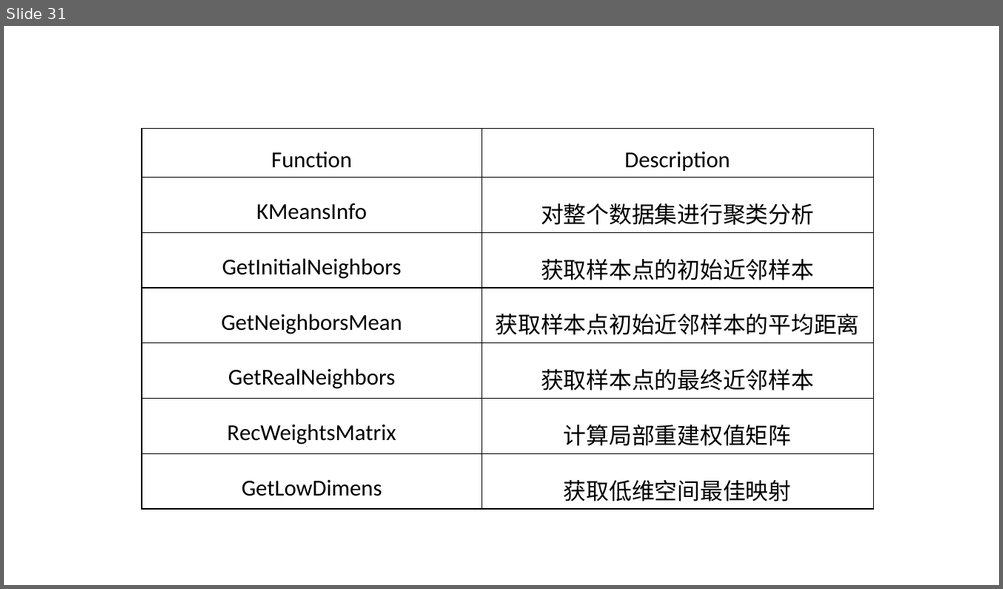
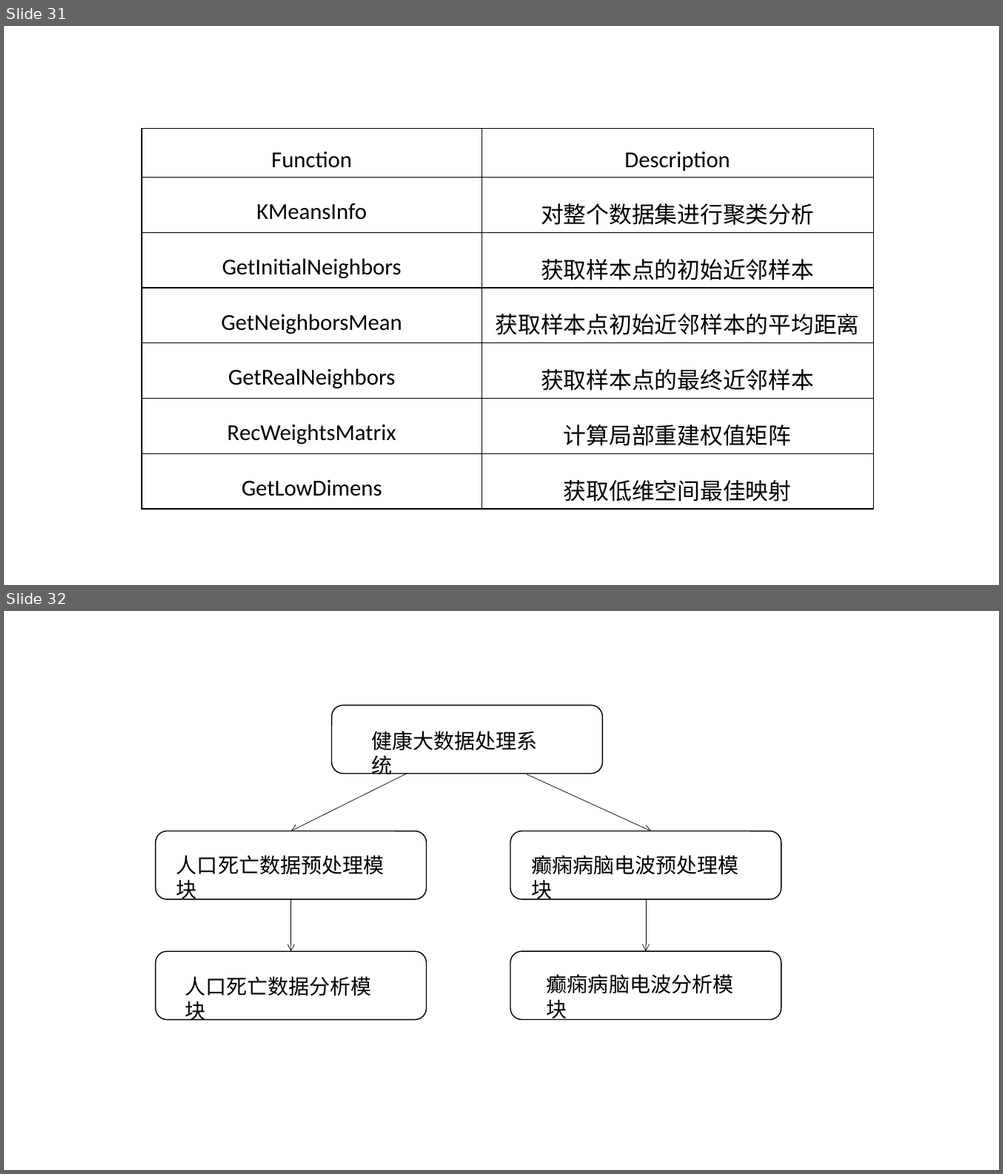
Before and after one commit to shinne/graduation, a slide deck: 毕设论文相关/我的相关/ppt/allPPT.pptx. Shown one above the other, each under a label of ours: slide 31 before the commit, slides 31 and 32 after it. The pictures are 1003x589 and 1003x1174 pixels, drawn with LibreOffice and Linux fonts; fonts in the diff are those of the drawing. Boxes give left, top, right and bottom in pixels: in the first picture for what was removed or moved away, otherwise in the second. Text is boxed around its words. In the diff, an @@ line names an element or a change of style, - is before the commit and + after.

Commit message:
人口死亡

```diff
--- a/毕设论文相关/我的相关/ppt/allPPT.pptx
+++ b/毕设论文相关/我的相关/ppt/allPPT.pptx
@@ slide 32 added at (4, 611, 999, 1170), background #FFFFFF @@
@@ rounded rectangle added at (332, 705, 603, 774), outline #000000 1 pt @@
@@ text added at (371, 731, 537, 775), 20 pt, text #000000 @@
+健康大数据处理系统
@@ arrow added from (407, 774) to (291, 831), #000000 0.5 pt @@
@@ arrow added from (526, 775) to (651, 831), #000000 0.5 pt @@
@@ rounded rectangle added at (156, 831, 427, 900), outline #000000 1 pt @@
@@ rounded rectangle added at (511, 831, 782, 900), outline #000000 1 pt @@
@@ text added at (176, 855, 384, 875), 20 pt, text #000000 @@
+人口死亡数据预处理模块
@@ text added at (531, 855, 738, 875), 20 pt, text #000000 @@
+癫痫病脑电波预处理模块
@@ arrow added from (291, 900) to (291, 952), #000000 0.5 pt @@
@@ arrow added from (646, 900) to (646, 952), #000000 0.5 pt @@
@@ rounded rectangle added at (156, 952, 427, 1021), outline #000000 1 pt @@
@@ rounded rectangle added at (511, 952, 782, 1021), outline #000000 1 pt @@
@@ text added at (185, 977, 371, 997), 20 pt, text #000000 @@
+人口死亡数据分析模块
@@ text added at (546, 974, 733, 994), 20 pt, text #000000 @@
+癫痫病脑电波分析模块
```
Also in this commit, not shown: 1 other slide added, 3 other files.
